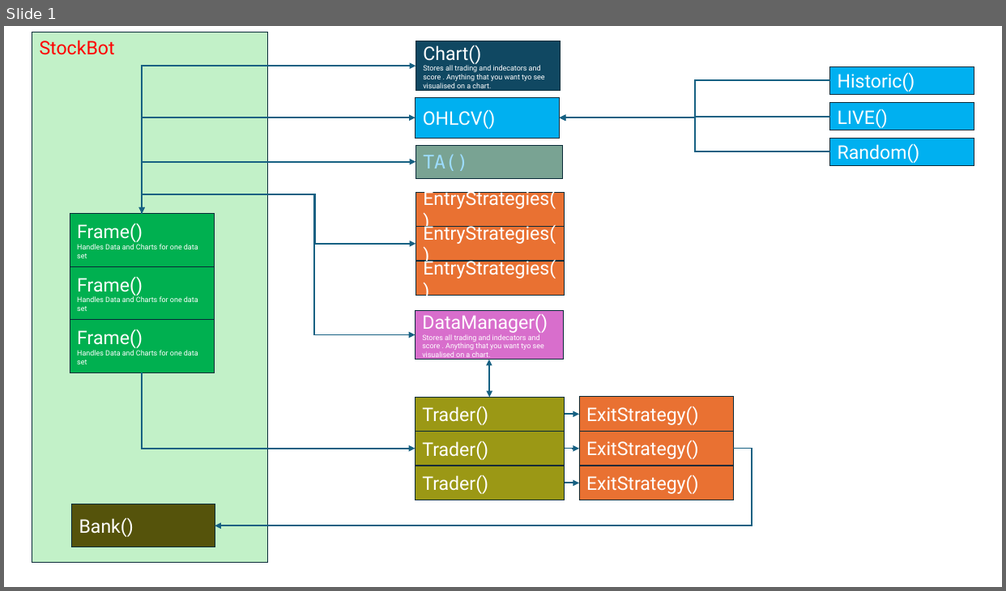
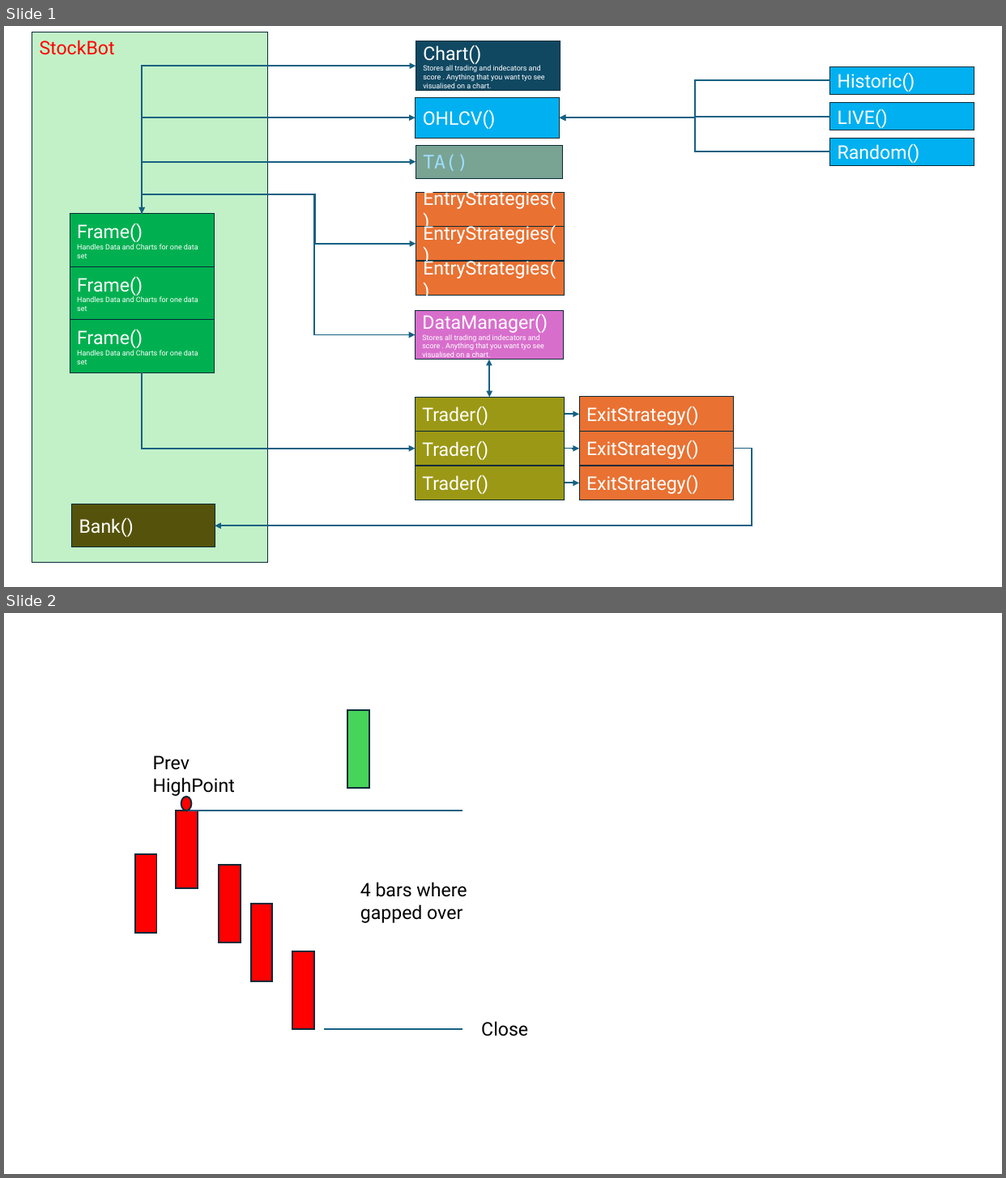
Before and after one commit to Design-01/stockbot_4, a slide deck: architecture.pptx. Shown one above the other, each under a label of ours: slide 1 before the commit, slides 1 and 2 after it. The pictures are 1006x591 and 1006x1178 pixels, drawn with LibreOffice and Linux fonts; fonts in the diff are those of the drawing. Boxes give left, top, right and bottom in pixels: in the first picture for what was removed or moved away, otherwise in the second. Text is boxed around its words. In the diff, an @@ line names an element or a change of style, - is before the commit and + after.

```diff
--- a/architecture.pptx
+++ b/architecture.pptx
@@ slide 2 added at [4, 613, 1002, 1174], background #FFFFFF @@
@@ rectangle added at [347, 710, 369, 788], fill #47D45A, outline #092A39 1.5 pt @@
@@ text added at [153, 756, 235, 796], 18 pt, text #000000 @@
+Prev HighPoint
@@ ellipse added at [181, 796, 192, 811], fill #FF0000, outline #092A39 1.5 pt @@
@@ rectangle added at [176, 811, 197, 888], fill #FF0000, outline #092A39 1.5 pt @@
@@ line added from (186, 811) to (462, 811), #156082 1.5 pt @@
@@ rectangle added at [135, 855, 157, 933], fill #FF0000, outline #092A39 1.5 pt @@
@@ rectangle added at [219, 865, 241, 943], fill #FF0000, outline #092A39 1.5 pt @@
@@ text added at [360, 882, 467, 923], 18 pt, text #000000 @@
+4 bars where gapped over
@@ rectangle added at [251, 905, 273, 982], fill #FF0000, outline #092A39 1.5 pt @@
@@ rectangle added at [292, 952, 314, 1029], fill #FF0000, outline #092A39 1.5 pt @@
@@ text added at [481, 1021, 528, 1037], 18 pt, text #000000 @@
+Close
@@ line added from (325, 1029) to (463, 1029), #156082 1.5 pt @@
```
Also in this commit, not shown: 8 other slides added, 5 other files.
